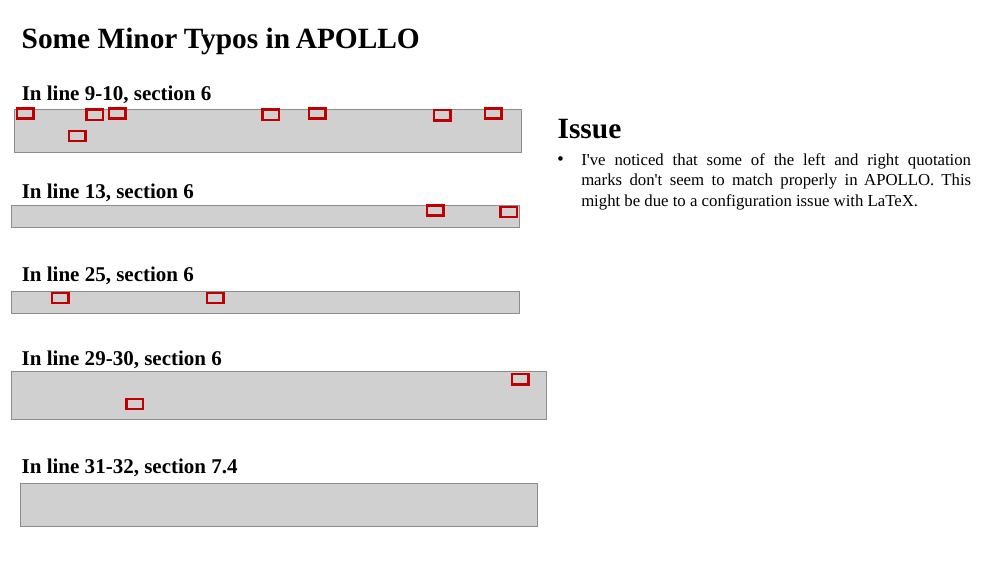
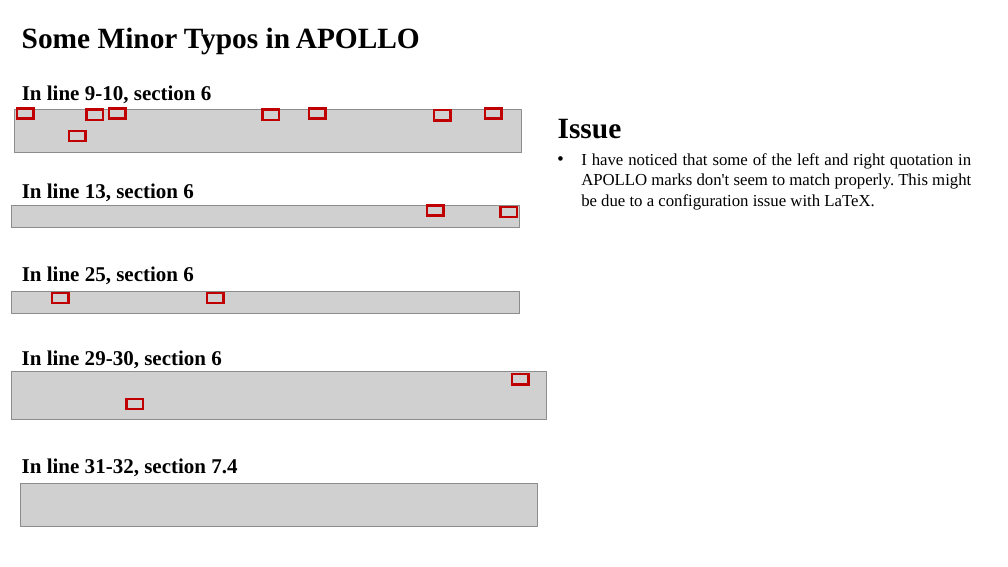
Before and after one commit to GuohaoDai/guohaodai.github.io, a slide deck: slide 2 of files/zhiyao/minor_issues.pptx. Drawn at 1008x567 pixels with LibreOffice and Linux fonts; fonts in the diff are those of the drawing; grey boxes stand for pictures. Boxes give left, top, right and bottom in pixels: in the first picture for what was removed or moved away, otherwise in the second. Text is boxed around its words. In the diff, an @@ line names an element or a change of style, - is before the commit and + after.

```diff
--- a/files/zhiyao/minor_issues.pptx
+++ b/files/zhiyao/minor_issues.pptx
@@ text at (581,153,971,210): text changed @@
-• I've noticed that some of the left and right quotation marks don't seem to match properly in APOLLO. This might be due to a configuration issue with LaTeX.
+• I have noticed that some of the left and right quotation in APOLLO marks don't seem to match properly. This might be due to a configuration issue with LaTeX.
```
Also in this commit, not shown: 4 other files.
